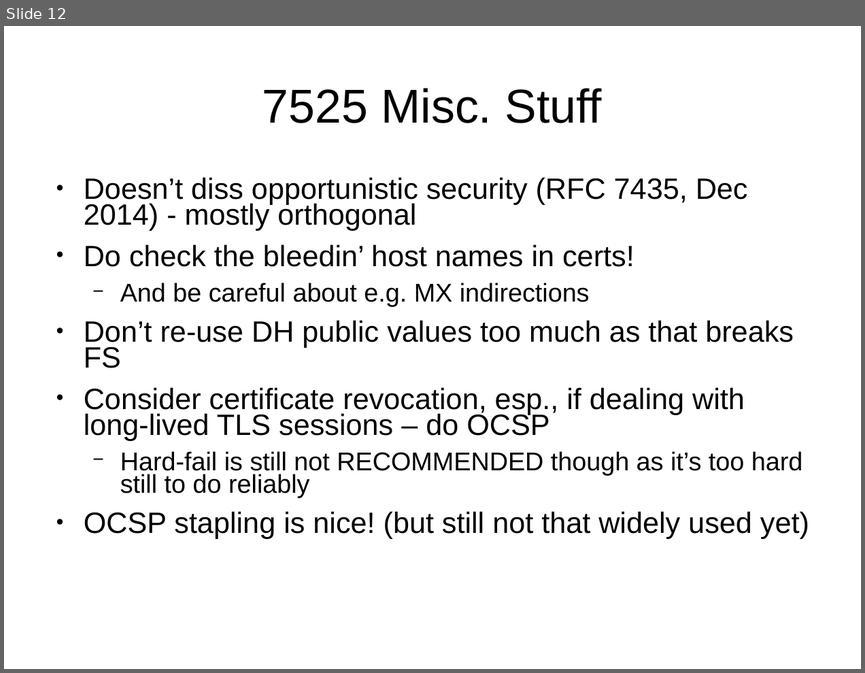
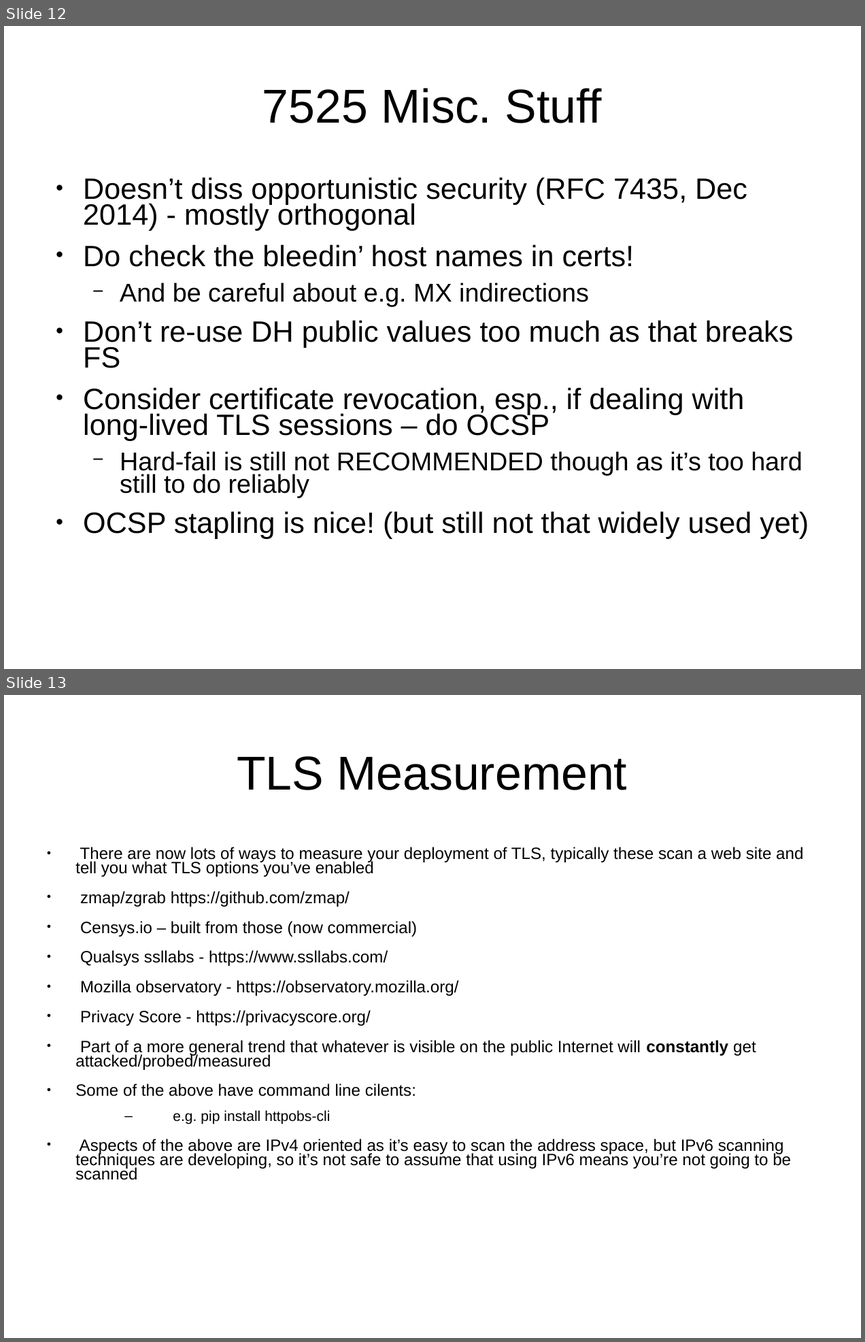
Before and after one commit to sftcd/cs7053, a slide deck: 2016lectures/07-tls-details.ppt. Shown one above the other, each under a label of ours: slide 12 before the commit, slides 12 and 13 after it. The pictures are 865x673 and 865x1342 pixels, drawn with LibreOffice and Linux fonts; fonts in the diff are those of the drawing. Boxes give left, top, right and bottom in pixels: in the first picture for what was removed or moved away, otherwise in the second. Text is boxed around its words. In the diff, an @@ line names an element or a change of style, - is before the commit and + after.

```diff
--- a/2016lectures/07-tls-details.ppt
+++ b/2016lectures/07-tls-details.ppt
@@ slide 13 added at (4,695,861,1338), background #FFFFFF @@
@@ title added at (237,756,627,790), 44 pt, text #000000 @@
+TLS Measurement
@@ text added at (75,847,803,1180), 15.2 pt, text #000000 @@
+● There are now lots of ways to measure your deployment of TLS, typically these scan a web site and tell you what TLS options you’ve enabled
+● zmap/zgrab https://github.com/zmap/
+● Censys.io – built from those (now commercial)
+● Qualsys ssllabs - https://www.ssllabs.com/
+● Mozilla observatory - https://observatory.mozilla.org/
+● Privacy Score - https://privacyscore.org/
+● Part of a more general trend that whatever is visible on the public Internet will constantly get attacked/probed/measured
+● Some of the above have command line cilents:
+  – e.g. pip install httpobs-cli
+● Aspects of the above are IPv4 oriented as it’s easy to scan the address space, but IPv6 scanning techniques are developing, so it’s not safe to assume that using IPv6 means you’re not going to be scanned
```
Also in this commit, not shown: 5 slides changed, 1 slide removed, 7 other files.
